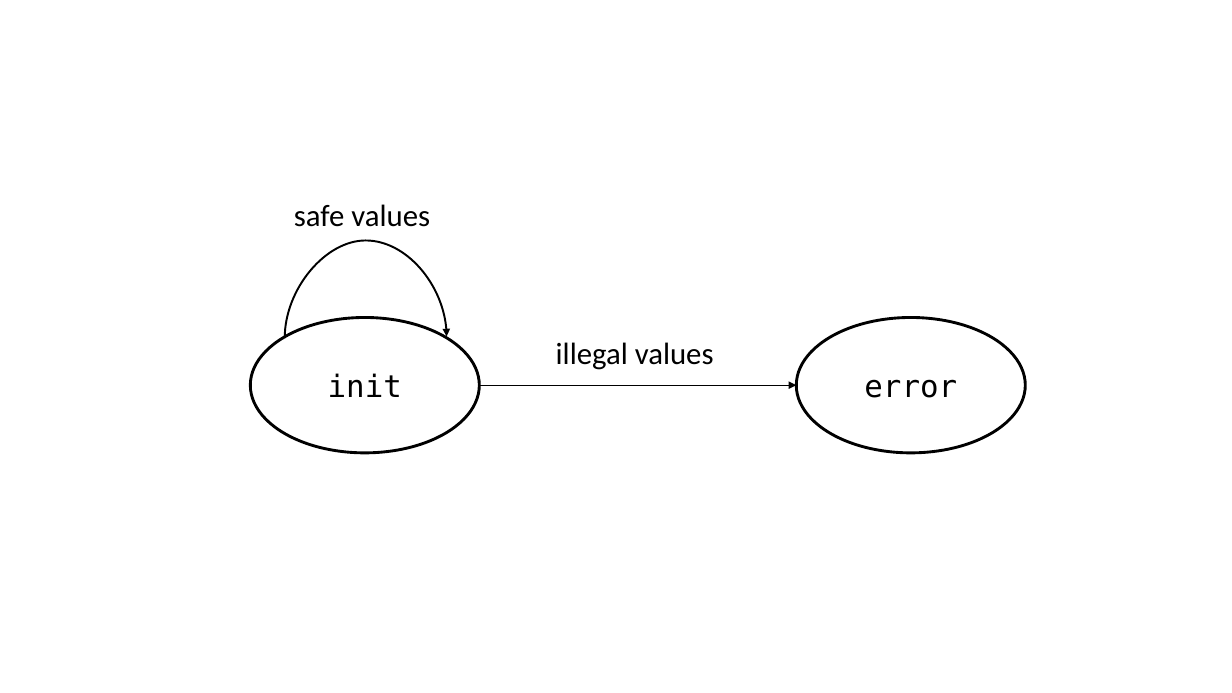
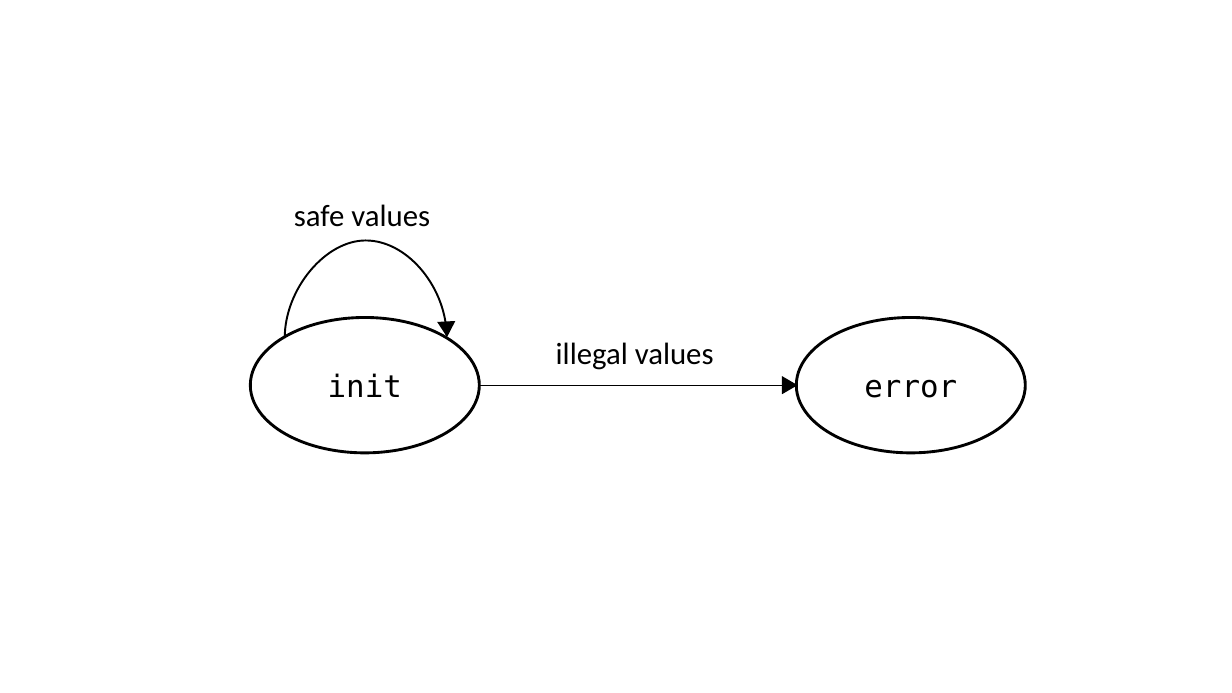
Before and after one commit to aritradhar/FSE2015, a slide deck: slide 4 of images/ArrayIndex.pptx. Drawn at 1232x693 pixels with LibreOffice and Linux fonts; fonts in the diff are those of the drawing. Boxes give left, top, right and bottom in pixels: in the first picture for what was removed or moved away, otherwise in the second. Text is boxed around its words. In the diff, an @@ line names an element or a change of style, - is before the commit and + after.

```diff
--- a/images/ArrayIndex.pptx
+++ b/images/ArrayIndex.pptx
@@ triangle added at <box>439,322,455,337</box>, fill #000000, outline #000000 1 pt @@
@@ triangle added at <box>783,377,797,393</box>, fill #000000, outline #000000 1 pt @@
```
Also in this commit, not shown: 1 other slide changed, 4 other files.
